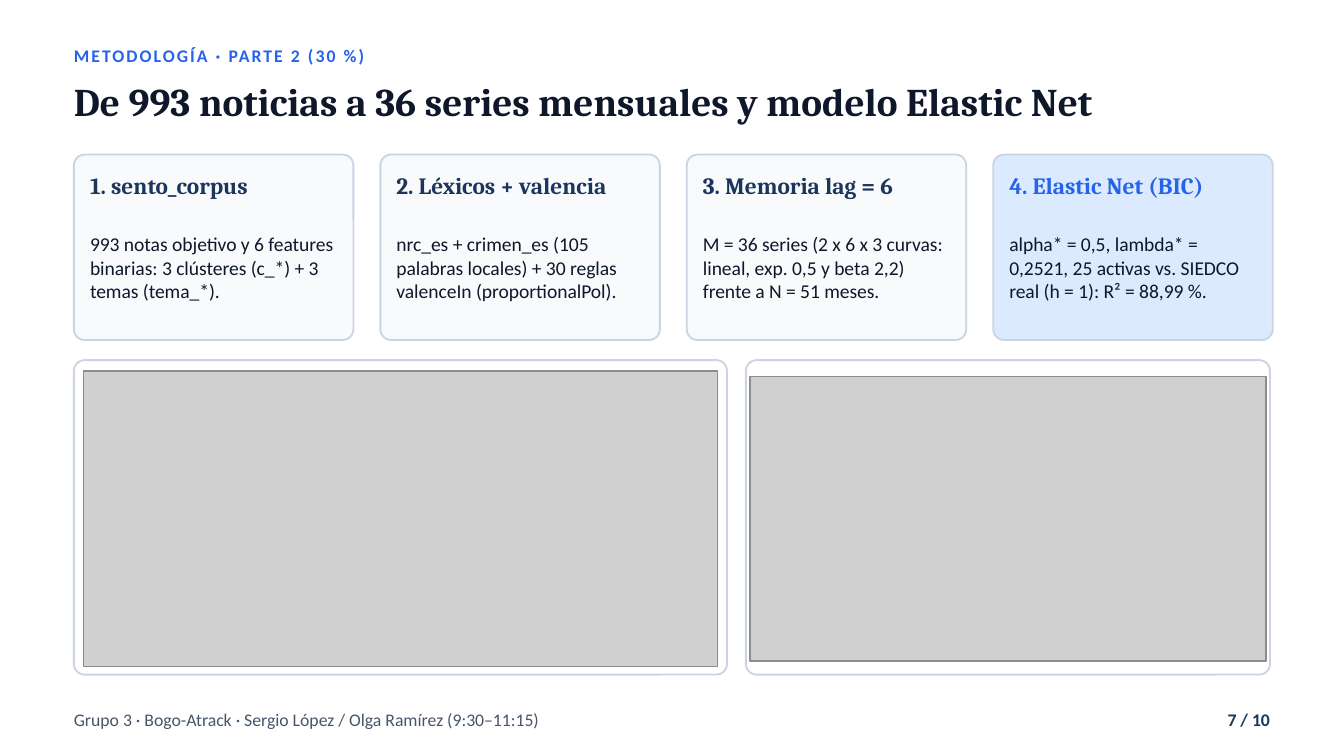
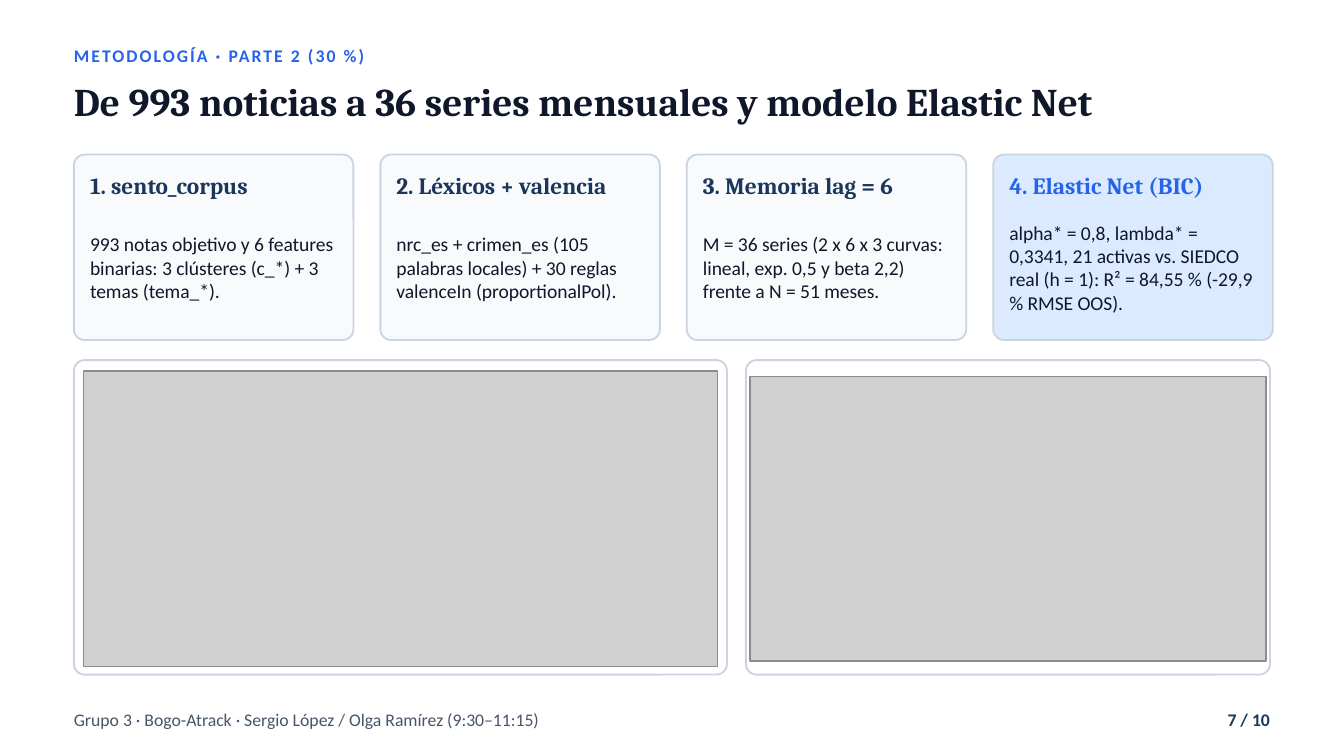
Before and after one commit to juanjo-edm/Repo_Entrega_Final_Taller_R, a slide deck: slide 7 of output/entregas/03_presentacion_plenaria/presentacion_grupo_3.pptx. Drawn at 1344x756 pixels with LibreOffice and Linux fonts; fonts in the diff are those of the drawing; grey boxes stand for pictures. Boxes give left, top, right and bottom in pixels: in the first picture for what was removed or moved away, otherwise in the second. Text is boxed around its words. In the diff, an @@ line names an element or a change of style, - is before the commit and + after.

```diff
--- a/output/entregas/03_presentacion_plenaria/presentacion_grupo_3.pptx
+++ b/output/entregas/03_presentacion_plenaria/presentacion_grupo_3.pptx
@@ text at (1009,226,1252,313): text changed @@
-alpha* = 0,5, lambda* = 0,2521, 25 activas vs. SIEDCO real (h = 1): R² = 88,99 %.
+alpha* = 0,8, lambda* = 0,3341, 21 activas vs. SIEDCO real (h = 1): R² = 84,55 % (-29,9 % RMSE OOS).
```
Also in this commit, not shown: 4 other slides changed, 54 other files.
